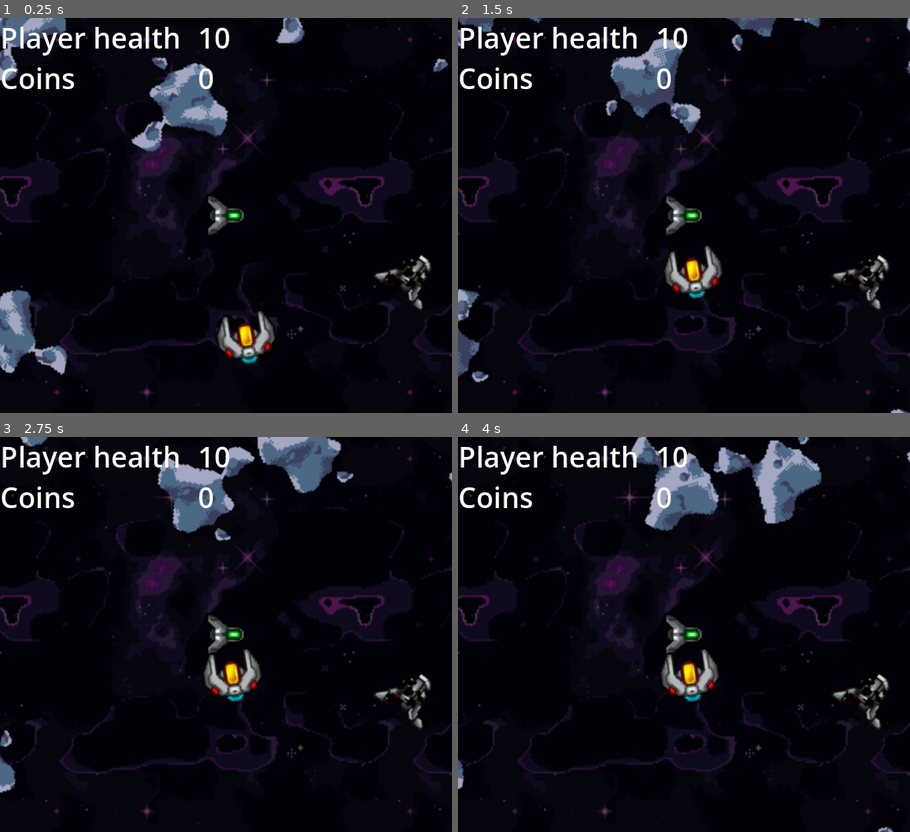
Above: before the commit, frames 1-4 (two rows, left to right).
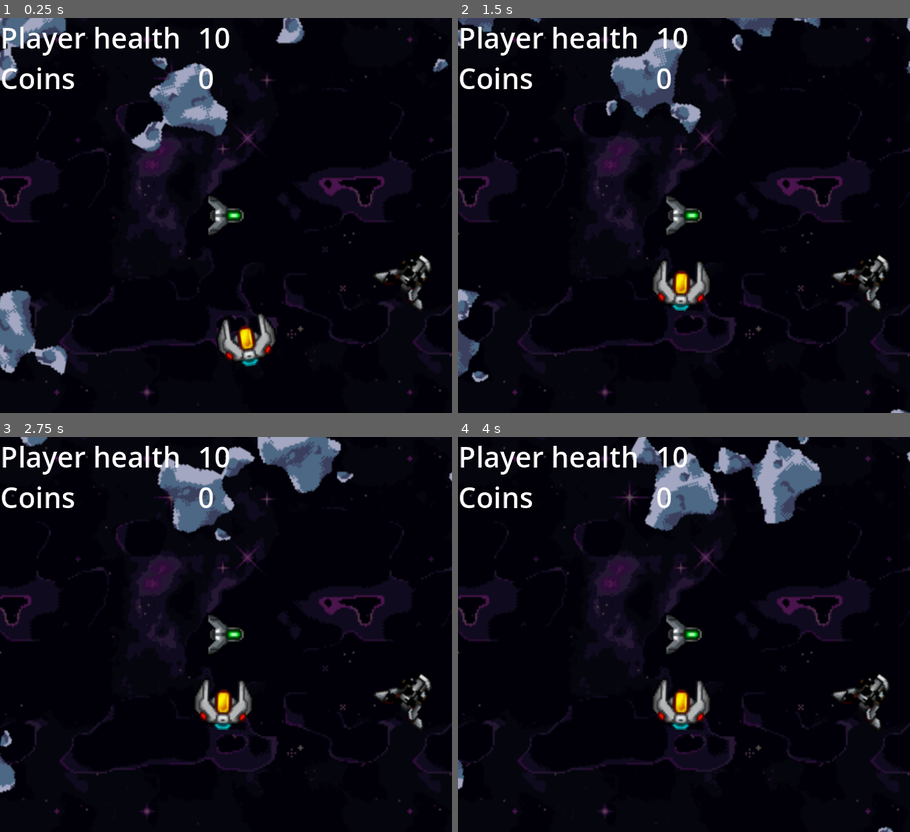
Above: after the commit, the same moments.

Repository: sirbrillig/take-the-sky-godot
Game: Godot game, scene res://scenes/level_1.tscn
Same seed, same stepped clock (60 frames per second), same inputs: the game is played once before the commit and once after it.
Inputs:
- Up to frame 1 (0.25 s): no input
- Up to frame 2 (1.5 s): no input
- Up to frame 3 (2.75 s): no input
- Up to frame 4 (4 s): no input

The runs differ from the first frame. In frame 1, 0.7% of the frame differs, in the area x 47-62%, y 74-89%; in frame 2, 1.5%; in frame 3, 1.9%, in the area x 43-58%, y 53-75%; in frame 4, 1.9%.

Commit message:
Use acceleration for EnemyFighterShip

Diff:
--- a/scenes/enemy_fighter_ship.gd
+++ b/scenes/enemy_fighter_ship.gd
@@ -2,25 +2,26 @@
 class_name EnemyFighterShip
 
 @export var hit_points: int = 1
-@export var stop_chasing_distance_near: int = 10
-@export var acceleration_rate: float = 5
-@export var max_velocity: float = 60
-@export var rotation_rate: float = 0.06
-
-var speed = 30 # TODO replace with acceleration
+@export var stop_chasing_distance_near: int = 40
+@export var acceleration_rate: float = 3
+@export var max_velocity: float = 40
+@export var rotation_rate: float = 0.06 # TODO use this
 
 enum RotationDirection {CLOCKWISE, COUNTERCLOCKWISE}
 
 func _physics_process(delta: float) -> void:
 	var players = get_tree().get_nodes_in_group("PlayerGroup")
 	if players[0]:
-		chase_player(players[0])
-		move_and_slide()
+		chase_player(players[0], delta)
 
-func chase_player(player: CharacterBody2D):
+func chase_player(player: CharacterBody2D, delta: float):
 	if position.distance_to(player.position) > stop_chasing_distance_near:
 		look_at(player.position)
-		velocity = position.direction_to(player.position) * speed
+		velocity = adjust_speed_for_rotation()
+		move_and_collide(velocity * delta)
+	else:
+		# TODO: slow down instead of stopping
+		velocity = Vector2(0, 0)
 
 func adjust_speed_for_rotation():
 	return Vector2(
